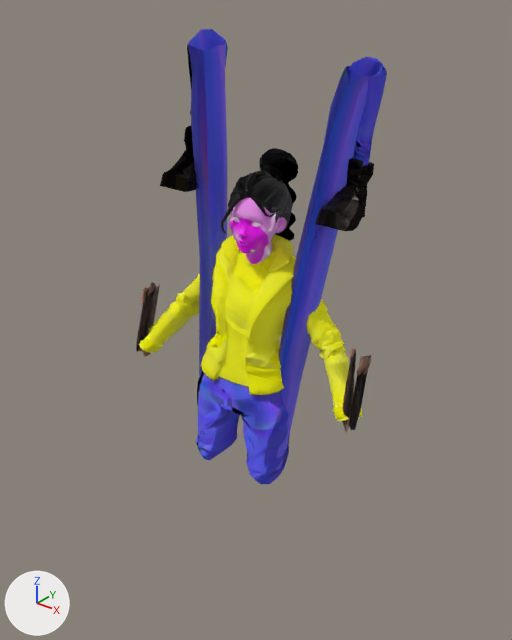
A saved change to the glTF model public/models/player2.glb.
Both versions are drawn from a 50 mm lens placed at (1.42, -1.72, 2.3), pointed at (-0.01, 0.07, 1.19). Every picture has the same lights, and +X, +Y and +Z are marked at lower left. The picture after the commit comes second. Where no turn or scale is listed for an object, it has been applied to the vertices. Vertices at exactly the same position are counted once.
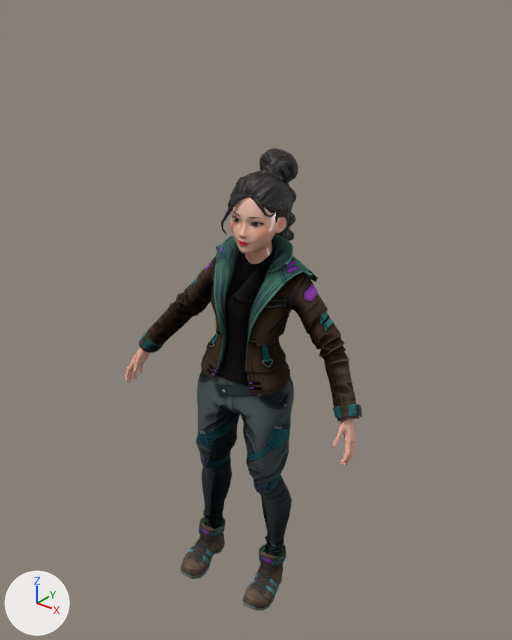
Changed parts and their boxes [x1, y1, x2, y2] in the pictures (512 x 640 px; the box of a moved part takes in the faces that stretch with it):
'Object_8', surface changed, recoloured, reshaped (blue to black)
    before: [187, 29, 387, 484]
    after: [196, 370, 294, 556]
'Object_22', surface changed, recoloured (darker)
    both: [139, 235, 362, 421]
'Object_18', surface changed, recoloured, reshaped (50% narrower, 10% shorter)
    before: [160, 126, 374, 231]
    after: [180, 517, 286, 611]
'Object_14', recoloured (lighter)
    both: [221, 148, 298, 241]
'Object_6', surface changed, recoloured, reshaped (21% shorter)
    before: [136, 282, 371, 432]
    after: [125, 348, 355, 466]
'Object_16', surface changed, recoloured (pink to beige)
    both: [229, 198, 287, 264]
'Object_10', surface changed
    both: [252, 222, 261, 227]
'Object_12', surface changed
    both: [233, 217, 240, 222]
part 1 of me_object_6, moved or reshaped
    before: [160, 126, 197, 192]
    after: [180, 517, 226, 579]
part 2 of me_object_6, moved or reshaped
    before: [315, 158, 374, 231]
    after: [243, 544, 286, 611]
part 3 of me_object_0, moved or reshaped
    before: [342, 348, 371, 432]
    after: [332, 420, 355, 466]
part 4 of me_object_0, moved or reshaped
    before: [136, 282, 160, 357]
    after: [125, 348, 149, 382]
part 5 of me_object_1, moved or reshaped
    before: [187, 29, 387, 471]
    after: [200, 439, 292, 556]

Edits to the bpy script that builds the scene:
```text
Change img_image_0:
    img_image_0: load_image('Image_0', '_unpacked/Image_0', 2048, 2048, 'Non-Color') -> load_image('Image_0', '_unpacked/Image_0', 1, 1, 'sRGB')
Change img_image_1:
    img_image_1: load_image('Image_1', '_unpacked/Image_1', 1024, 1024, 'sRGB') -> load_image('Image_1', '_unpacked/Image_1', 2048, 2048, 'Non-Color')
Change img_image_2:
    img_image_2: load_image('Image_2', '_unpacked/Image_2', 1024, 1024, 'Non-Color') -> load_image('Image_2', '_unpacked/Image_2', 1024, 1024, 'sRGB')
Change img_image_11:
    img_image_11: load_image('Image_11', '_unpacked/Image_11', 1024, 1024, 'sRGB') -> load_image('Image_11', '_unpacked/Image_11', 256, 256, 'Non-Color')
Add mat_bottom_005:
    mat_bottom_005 = bpy.data.materials.new('bottom.005')
    # uses the picture img_image_2
    # uses the picture img_image_3
    # uses the picture img_image_4
Add mat_body_005:
    mat_body_005 = bpy.data.materials.new('body.005')
    # uses the picture img_image_0
    # uses the picture img_image_1
Add mat_material_005:
    mat_material_005 = bpy.data.materials.new('material.005')
    # uses the picture img_image_14
    # uses the picture img_image_15
    # uses the picture img_image_16
Add mat_shoes_005:
    mat_shoes_005 = bpy.data.materials.new('shoes.005')
    # uses the picture img_image_10
    # uses the picture img_image_11
    # uses the picture img_image_12
Add mat_hair_005:
    mat_hair_005 = bpy.data.materials.new('hair.005')
    # uses the picture img_image_7
    # uses the picture img_image_8
Change me_object_0:
    remove me_object_0.from_pydata(...)  # 691 vertices, 1374 faces; spans x -0.431..0.454, y -0.154..0.124, z 0.922..1.296
    remove me_object_0.materials.append(mat_body)
    add me_object_0.from_pydata(...)  # 691 vertices, 1374 faces; spans x -0.451..0.462, y -0.209..0.063, z 0.817..1.041
    me_object_0 part 3: 316 of 691 vertices moved; they spanned x 0.399..0.454, y -0.004..0.124, z 0.922..1.228 and now span x 0.401..0.462, y -0.059..0.053, z 0.817..0.982; mean shift (0.006, -0.067, -0.261); largest move (0.431, 0.093, 1.14) -> (0.438, 0.016, 0.837)
    me_object_0 part 4: 312 of 691 vertices moved; they spanned x -0.431..-0.354, y -0.154..-0.022, z 0.978..1.296 and now span x -0.451..-0.378, y -0.209..-0.097, z 0.885..1.026; mean shift (-0.023, -0.076, -0.273); largest move (-0.414, -0.064, 1.189) -> (-0.44, -0.147, 0.888)
    add me_object_0.materials.append(mat_body_005)
Change me_object_1:
    remove me_object_1.from_pydata(...)  # 838 vertices, 1634 faces; spans x -0.26..0.39, y -0.12..0.21, z 0.58..2.14
    remove me_object_1.materials.append(mat_bottom)
    add me_object_1.from_pydata(...)  # 838 vertices, 1634 faces; spans x -0.26..0.17, y -0.12..0.15, z 0.11..1.06
    me_object_1 part 5: 437 of 838 vertices moved; they spanned x -0.26..0.39, y -0.09..0.21, z 0.61..2.14 and now span x -0.26..0.14, y -0.09..0.15, z 0.11..0.64; mean shift (-0.1, -0.03, -1.35); largest move (0.33, 0.21, 2.0) -> (0.09, 0.15, 0.34)
    add me_object_1.materials.append(mat_bottom_005)
Change me_object_4:
    where me_object_4.from_pydata(...)  # 1067 vertices, 2097 faces; spans x -0.055..0.139, y -0.105..0.222, z 1.324..1.793
    remove me_object_4.materials.append(mat_hair)
    add me_object_4.materials.append(mat_hair_005)
Change me_object_5:
    where me_object_5.from_pydata(...)  # 2060 vertices, 4094 faces; spans x -0.054..0.133, y -0.098..0.104, z 1.405..1.715
    remove me_object_5.materials.append(mat_head)  # picture img_image_6
    add me_object_5.materials.append(mat_head_005)  # picture img_image_9
Change me_object_6:
    remove me_object_6.from_pydata(...)  # 208 vertices, 408 faces; spans x -0.288..0.39, y -0.151..0.214, z 1.618..1.856
    remove me_object_6.materials.append(mat_shoes)
    add me_object_6.from_pydata(...)  # 208 vertices, 408 faces; spans x -0.285..0.144, y -0.169..0.151, z -0.034..0.186
    me_object_6 part 1: the loose piece of 104 vertices spanning x -0.288..-0.166, y -0.151..0.119, z 1.663..1.856 is moved by (0.003, -0.018, -1.67)
    me_object_6 part 2: the loose piece of 104 vertices spanning x 0.257..0.39, y -0.054..0.214, z 1.618..1.815 is moved by (-0.246, -0.063, -1.651)
    add me_object_6.materials.append(mat_shoes_005)
Change me_object_8:
    where me_object_8.from_pydata(...)  # 2295 vertices, 4420 faces; spans x -0.442..0.444, y -0.155..0.173, z 0.933..1.511
    remove me_object_8.materials.append(mat_material)
    add me_object_8.materials.append(mat_material_005)
```
